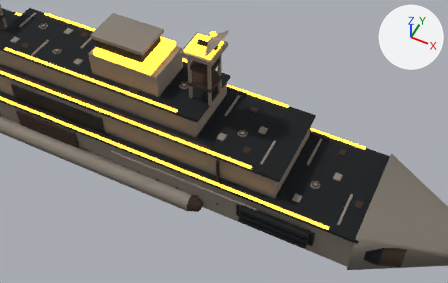
Renders of the glTF model docs/concept-art/models/cruiser-bathyarch.glb from each side of a commit.
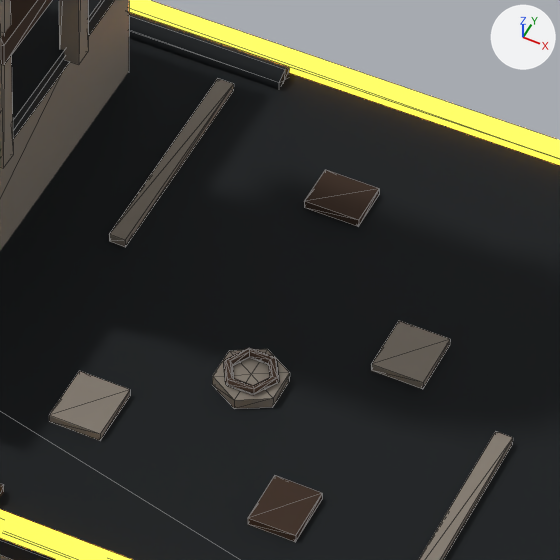
Each version is shown from a camera (50 mm lens) standing at (47.4, -72.1, 94.6) and looking at (12.2, -1.8, 6.6), then close up on the part from 47% to 63% of the width and 30% to 55% of the height. Arrows for +X, +Y and +Z are at upper right; the lights stay in place. The last two pictures show the newer version. The close-ups show mesh edges as thin lines. Where no turn or scale is listed for an object, it has been applied to the vertices.

In view in the first close-up: 'deck_mid', 'deck_upper', 'hull_upper', 'lightline_mid_p', 'lightline_mid_s', 'patch_mid_1', 'patch_mid_2', 'patch_mid_3', 'patch_mid_4', 'pipe_mid_p', 'seam_mid_p_0', 'seam_mid_s_0' and 6 more.
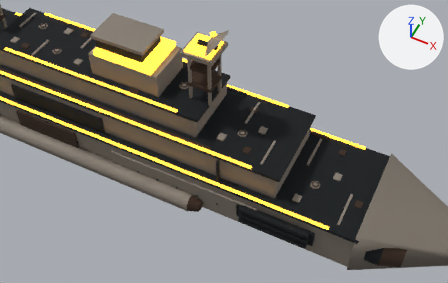
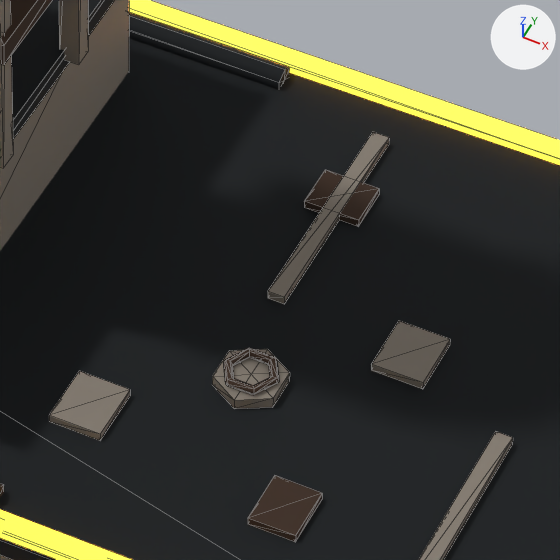
Location of each change, [x1, y1, x2, y2] in pixels of the close-ups (560 x 560 px):
'seam_mid_p_0', moved
    before: [109, 79, 234, 247]
    after: [268, 132, 389, 304]

Patch to the scene script:
```diff
--- a/docs/concept-art/models/cruiser-bathyarch.glb.py
+++ b/docs/concept-art/models/cruiser-bathyarch.glb.py
@@ ob_seam_mid_p_0 @@
 ob_seam_mid_p_0 = bpy.data.objects.new('seam_mid_p_0', me_mesh_108)
-ob_seam_mid_p_0.location = (11.19, 3.87, 10.7)
+ob_seam_mid_p_0.location = (15.42, 3.87, 10.7)
```
